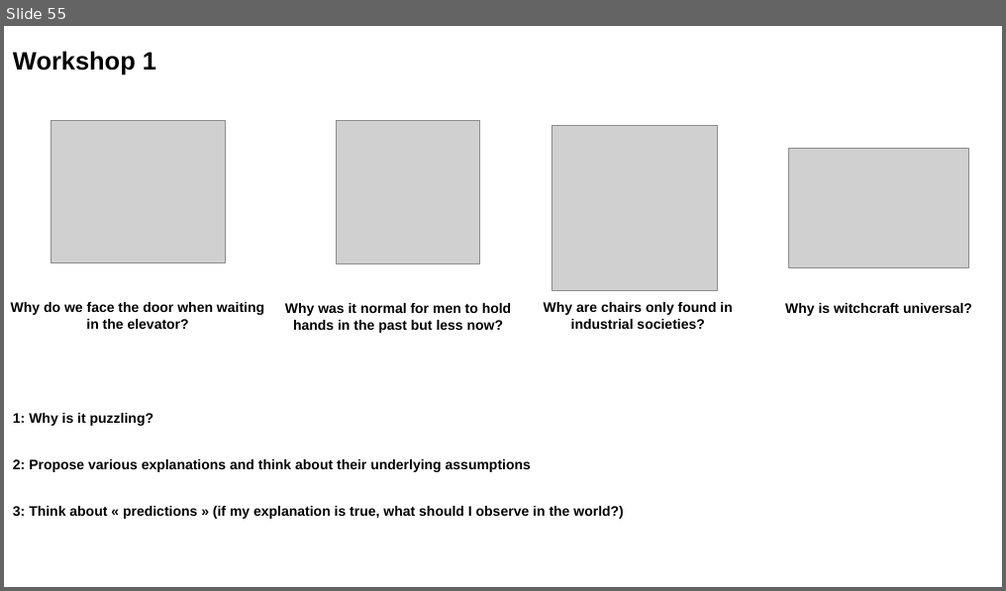
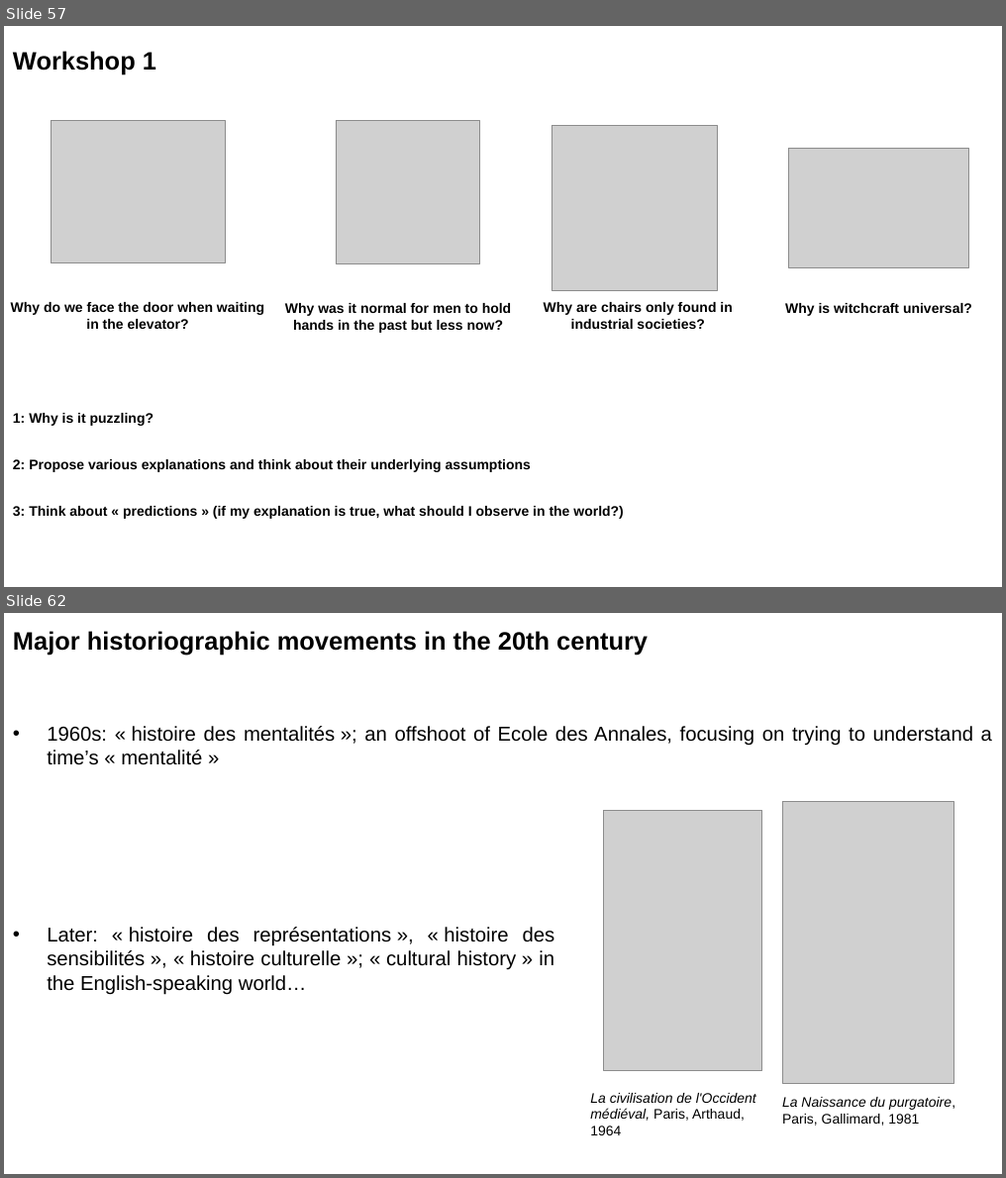
Before and after one commit to aminelasso/SOC501-2026, a slide deck: Week 1/Week 1.pptx. Shown one above the other, each under a label of ours: slide 55 before the commit, slides 57 and 62 after it; the slides between them are not shown. The pictures are 1006x591 and 1006x1178 pixels, drawn with LibreOffice and Linux fonts; fonts in the diff are those of the drawing; grey boxes stand for pictures. Boxes give left, top, right and bottom in pixels: in the first picture for what was removed or moved away, otherwise in the second. Text is boxed around its words. In the diff, an @@ line names an element or a change of style, - is before the commit and + after.

```diff
--- a/Week 1/Week 1.pptx
+++ b/Week 1/Week 1.pptx
@@ slide 62 added at bbox=[4, 613, 1002, 1174], background #FFFFFF @@
@@ text added at bbox=[13, 631, 648, 656], 20 pt, text #000000, bold @@
+Major historiographic movements in the 20th century
@@ text added at bbox=[47, 726, 992, 765], 16 pt, text #000000 @@
+• 1960s: « histoire des mentalités »; an offshoot of Ecole des Annales, focusing on trying to understand a time’s « mentalité »
@@ picture added at bbox=[604, 810, 763, 1071] @@
@@ picture added at bbox=[783, 802, 954, 1084] @@
@@ text added at bbox=[47, 927, 555, 995], 16 pt, text #000000 @@
+• Later: « histoire des représentations », « histoire des sensibilités », « histoire culturelle »; « cultural history » in the English-speaking world…
@@ text added at bbox=[590, 1093, 756, 1136], 11 pt, text #000000, italic @@
+La civilisation de l'Occident médiéval, Paris, Arthaud, 1964
@@ text added at bbox=[782, 1097, 955, 1126], 11 pt, text #000000, italic @@
+La Naissance du purgatoire, Paris, Gallimard, 1981
@@ what was slide 55 is now slide 57 @@
```
Also in this commit, not shown: 3 slides changed, 35 other slides added, 1 slide removed, 2 other files.
